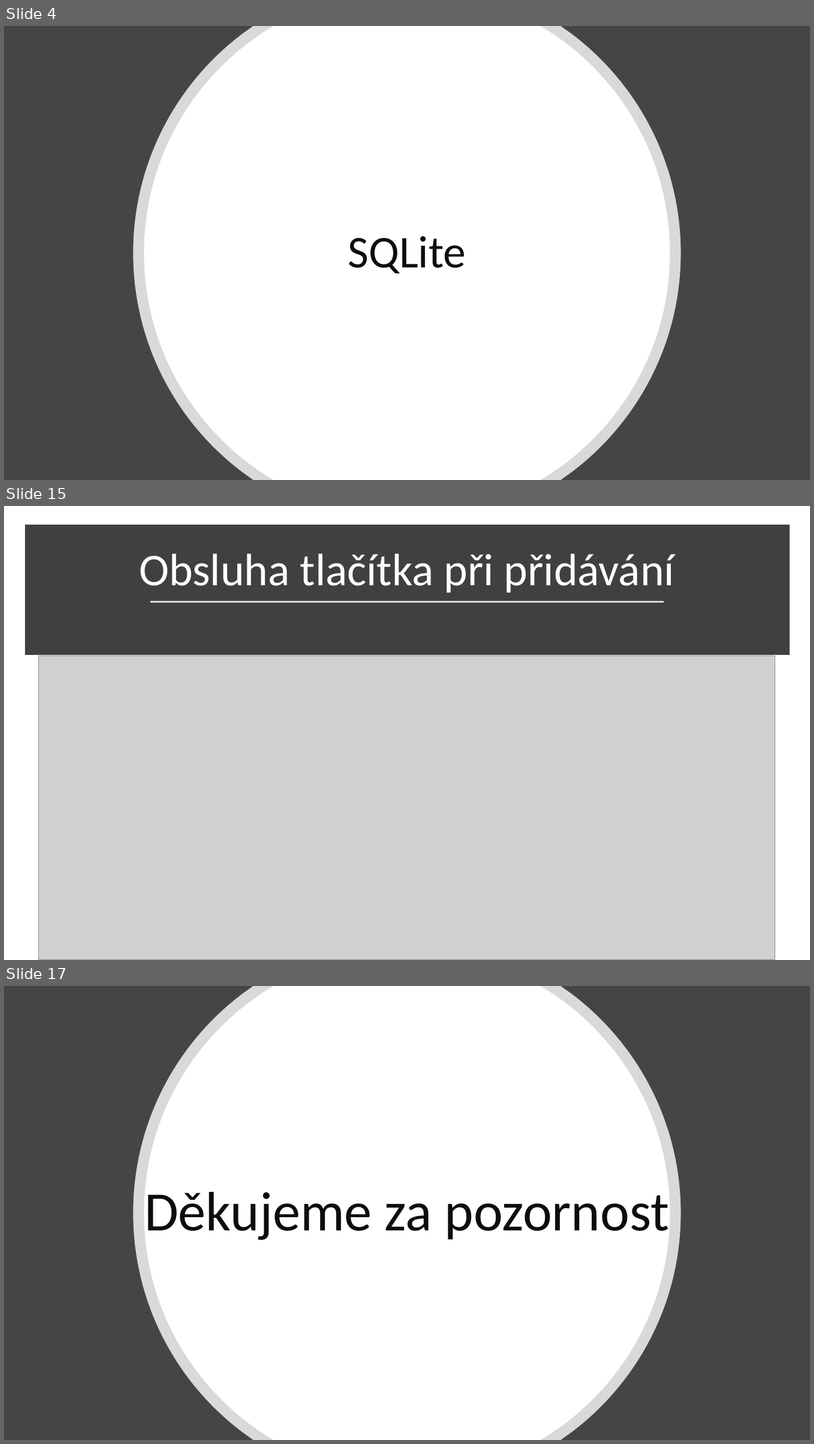
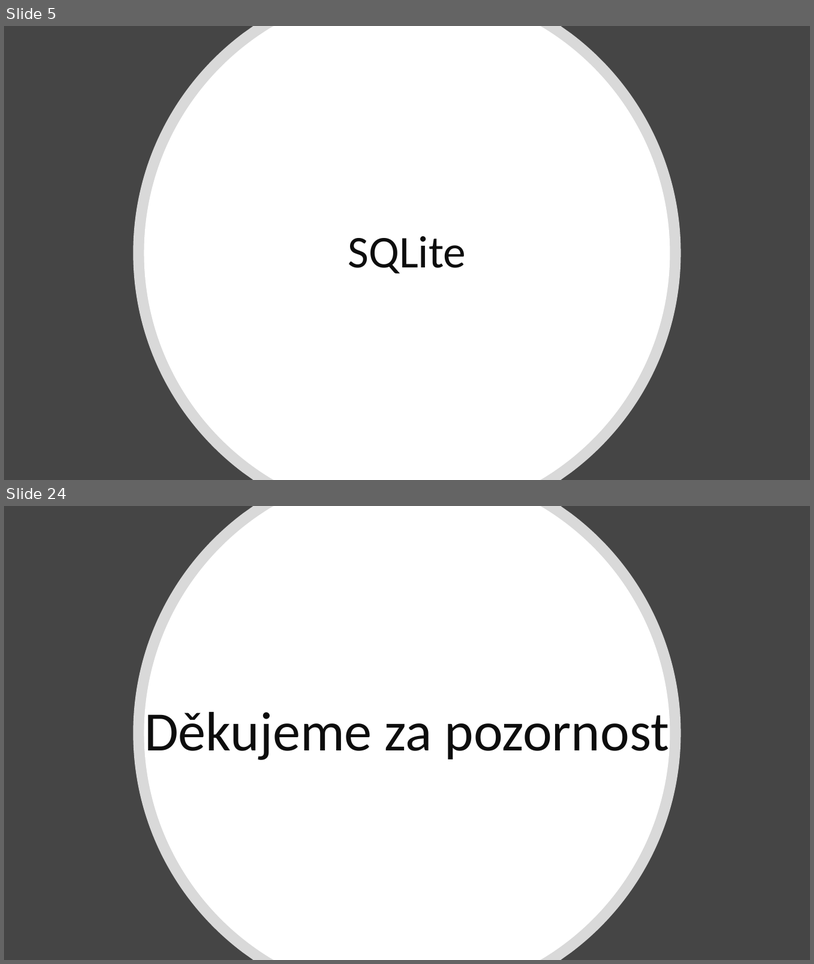
Before and after one commit to cink01/PMP, a slide deck: Prezentace_2.pptx. Shown one above the other, each under a label of ours: slides 4, 15 and 17 before the commit, slides 5 and 24 after it; the slides between them are not shown. The pictures are 814x1444 and 814x964 pixels, drawn with LibreOffice and Linux fonts; fonts in the diff are those of the drawing; grey boxes stand for pictures. Boxes give left, top, right and bottom in pixels: in the first picture for what was removed or moved away, otherwise in the second. Text is boxed around its words. In the diff, an @@ line names an element or a change of style, - is before the commit and + after.

```diff
--- a/Prezentace_2.pptx
+++ b/Prezentace_2.pptx
@@ slide 15 removed at bbox=[4, 506, 810, 960], background #FFFFFF @@
@@ rectangle removed at bbox=[29, 529, 786, 651] @@
@@ title removed at bbox=[139, 553, 675, 592] @@
-Obsluha tlačítka při přidávání
@@ line removed from (150, 601) to (665, 601) @@
@@ picture removed at bbox=[39, 655, 776, 960] @@
@@ what was slide 4 is now slide 5 @@
@@ what was slide 17 is now slide 24 @@
```
Also in this commit, not shown: 4 slides changed, 17 slides added, 9 other slides removed.
